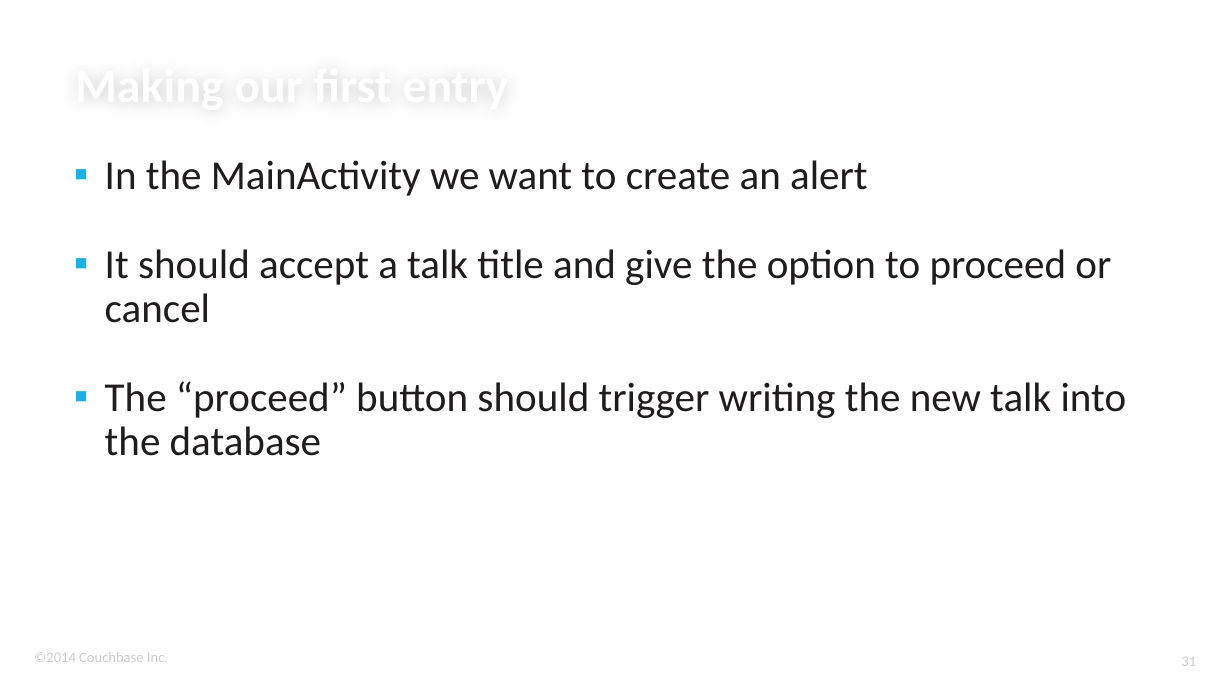
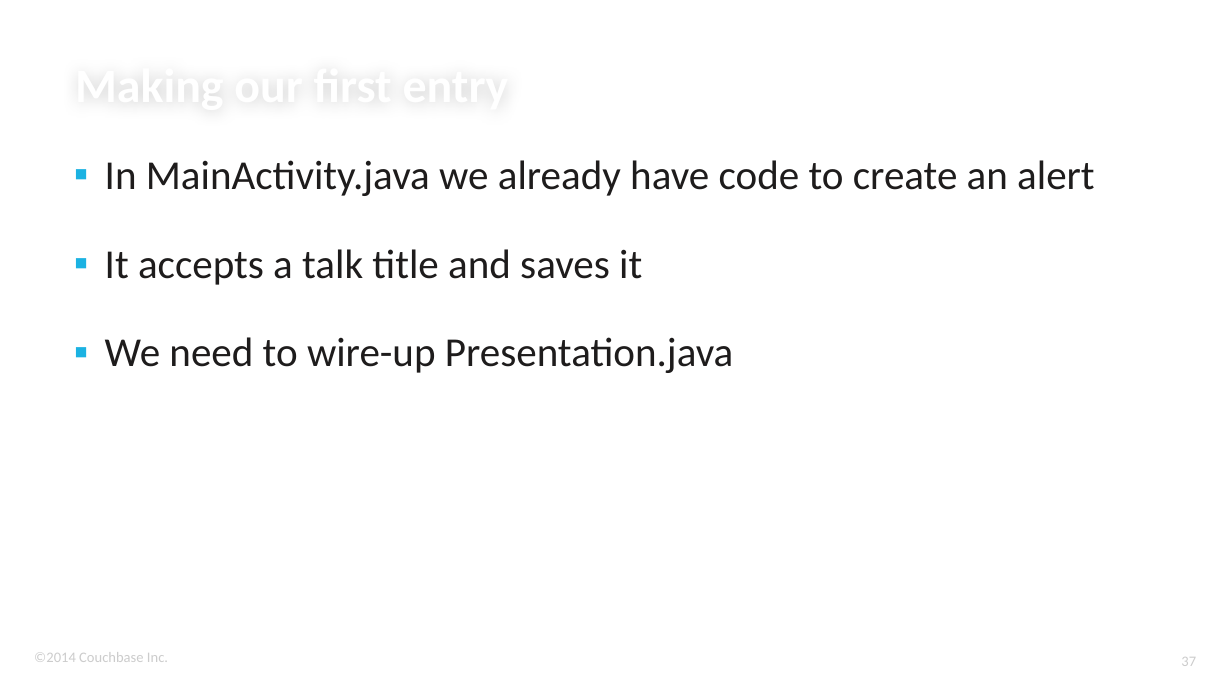
Before and after one commit to subalakr/workshop, a slide deck: slide 37 of mobile/presentations/first-app.pptx (slide 31 before the commit). Drawn at 1232x693 pixels with LibreOffice and Linux fonts; fonts in the diff are those of the drawing; background and template pictures are left out. Boxes give left, top, right and bottom in pixels: in the first picture for what was removed or moved away, otherwise in the second. Text is boxed around its words. In the diff, an @@ line names an element or a change of style, - is before the commit and + after.

```diff
--- a/mobile/presentations/first-app.pptx
+++ b/mobile/presentations/first-app.pptx
@@ text at <box>105,160,1094,373</box>: text changed @@
-▪ In the MainActivity we want to create an alert
-▪ It should accept a talk title and give the option to proceed or cancel
-▪ The “proceed” button should trigger writing the new talk into the database
+▪ In MainActivity.java we already have code to create an alert
+▪ It accepts a talk title and saves it
+▪ We need to wire-up Presentation.java
@@ page number at <box>1181,657,1196,666</box>: text changed @@
-31
+37
```
Also in this commit, not shown: 16 other slides changed, 39 slides added, 4 slides removed.
